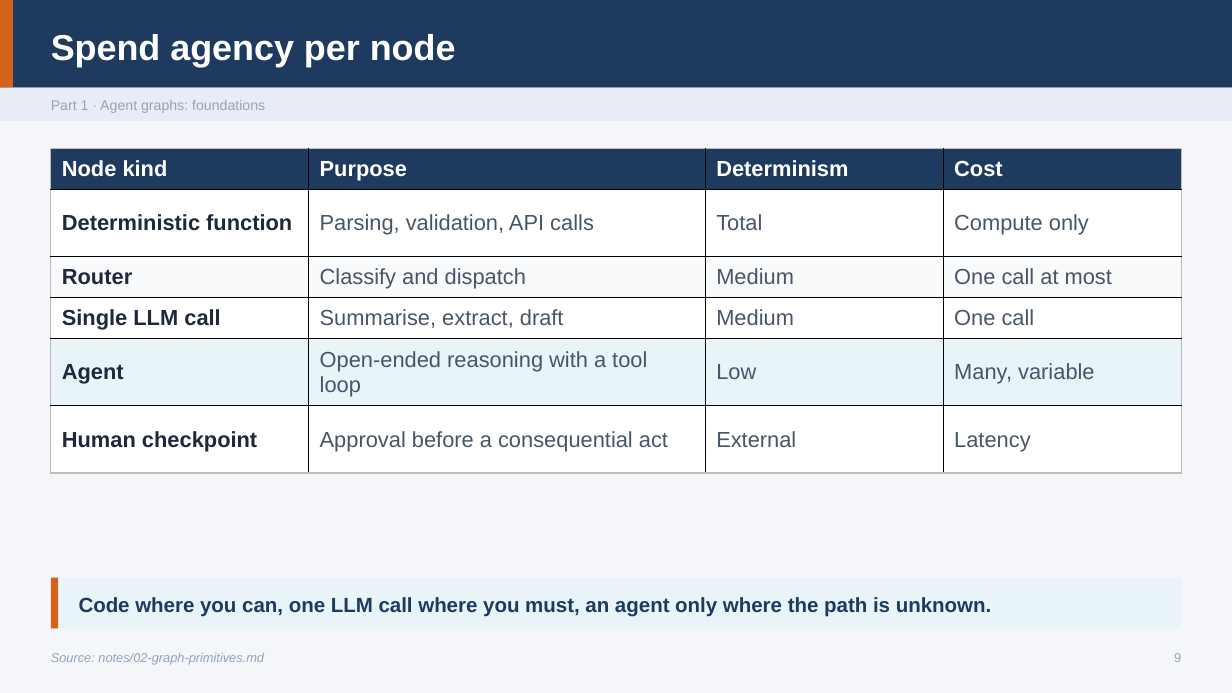
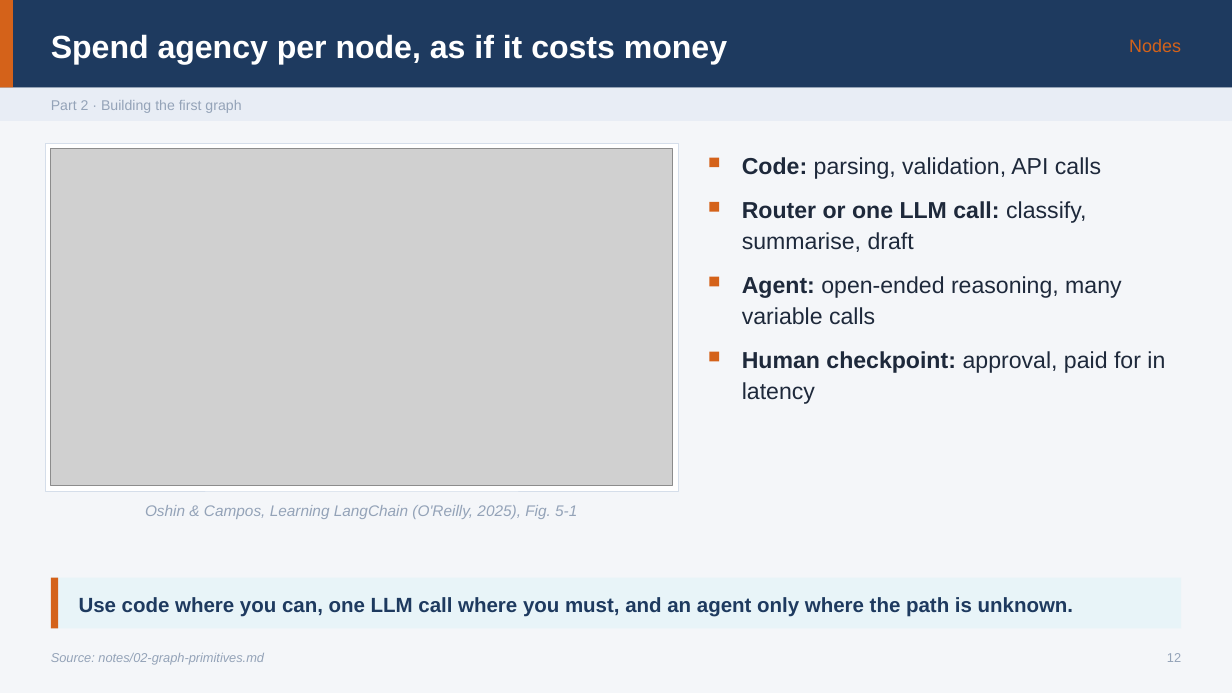
Before and after one commit to ramseywise/learn-ai-engineering, a slide deck: slide 12 of ai-engineering/05-graph-engineering/slides/graph-engineering.pptx (slide 9 before the commit). Drawn at 1232x693 pixels with LibreOffice and Linux fonts; fonts in the diff are those of the drawing; grey boxes stand for pictures. Boxes give left, top, right and bottom in pixels: in the first picture for what was removed or moved away, otherwise in the second. Text is boxed around its words. In the diff, an @@ line names an element or a change of style, - is before the commit and + after.

```diff
--- a/ai-engineering/05-graph-engineering/slides/graph-engineering.pptx
+++ b/ai-engineering/05-graph-engineering/slides/graph-engineering.pptx
@@ text at bbox=[51, 34, 727, 65]: text changed; size 28 to 25 pt @@
-Spend agency per node
+Spend agency per node, as if it costs money
@@ text added at bbox=[1129, 39, 1181, 52], 14 pt, text #D4621A @@
+Nodes
@@ text at bbox=[51, 100, 241, 113]: text changed @@
-Part 1 · Agent graphs: foundations
+Part 2 · Building the first graph
@@ rectangle added at bbox=[45, 143, 678, 491], fill #FFFFFF, outline #D5DEEA 0.75 pt @@
@@ table removed at bbox=[51, 149, 1182, 473], 6 rows, 4 columns @@
-Node kind | Purpose | Determinism | Cost
-Deterministic function | Parsing, validation, API calls | Total | Compute only
-Router | Classify and dispatch | Medium | One call at most
-Single LLM call | Summarise, extract, draft | Medium | One call
-Agent | Open-ended reasoning with a tool loop | Low | Many, variable
-Human checkpoint | Approval before a consequential act | External | Latency
@@ picture added at bbox=[51, 149, 673, 485] @@
@@ rectangle added at bbox=[710, 158, 719, 167], fill #D4621A @@
@@ text added at bbox=[742, 157, 1101, 179], 18 pt, text #1E293B @@
+Code: parsing, validation, API calls
@@ rectangle added at bbox=[710, 202, 719, 212], fill #D4621A @@
@@ text added at bbox=[742, 201, 1086, 252], 18 pt, text #1E293B @@
+Router or one LLM call: classify, summarise, draft
@@ rectangle added at bbox=[710, 277, 719, 287], fill #D4621A @@
@@ text added at bbox=[742, 276, 1121, 325], 18 pt, text #1E293B @@
+Agent: open-ended reasoning, many variable calls
@@ rectangle added at bbox=[710, 351, 719, 360], fill #D4621A @@
@@ text added at bbox=[742, 351, 1165, 404], 18 pt, text #1E293B @@
+Human checkpoint: approval, paid for in latency
@@ text added at bbox=[145, 505, 577, 519], 12 pt, text #94A3B8, italic @@
+Oshin & Campos, Learning LangChain (O'Reilly, 2025), Fig. 5-1
@@ text at bbox=[79, 597, 1073, 617]: text changed @@
-Code where you can, one LLM call where you must, an agent only where the path is unknown.
+Use code where you can, one LLM call where you must, and an agent only where the path is unknown.
@@ text at bbox=[1167, 653, 1181, 662]: text changed @@
-9
+12
```
Also in this commit, not shown: 37 other slides changed, 13 slides added, 16 slides removed, 44 other files.
